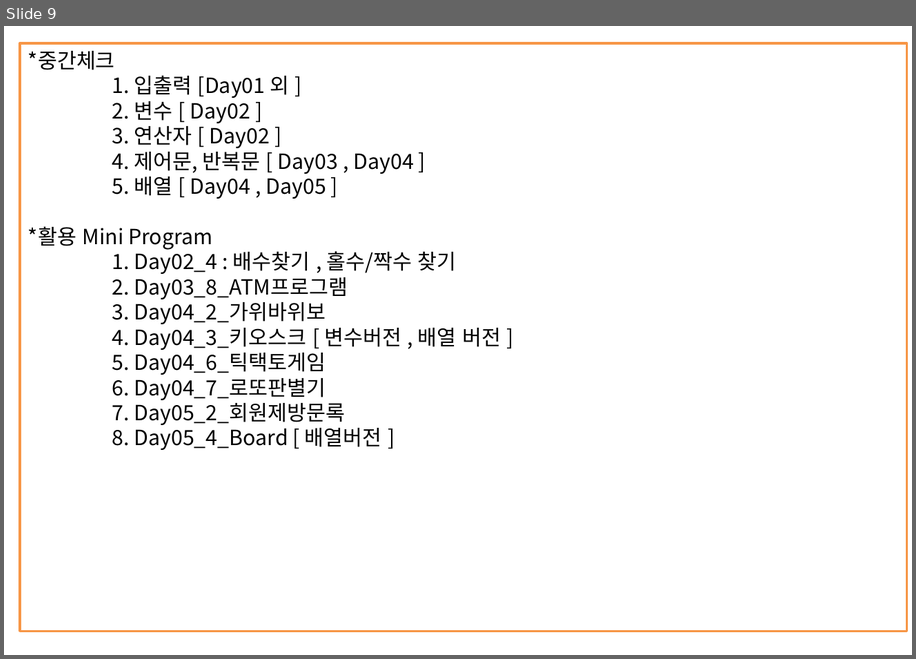
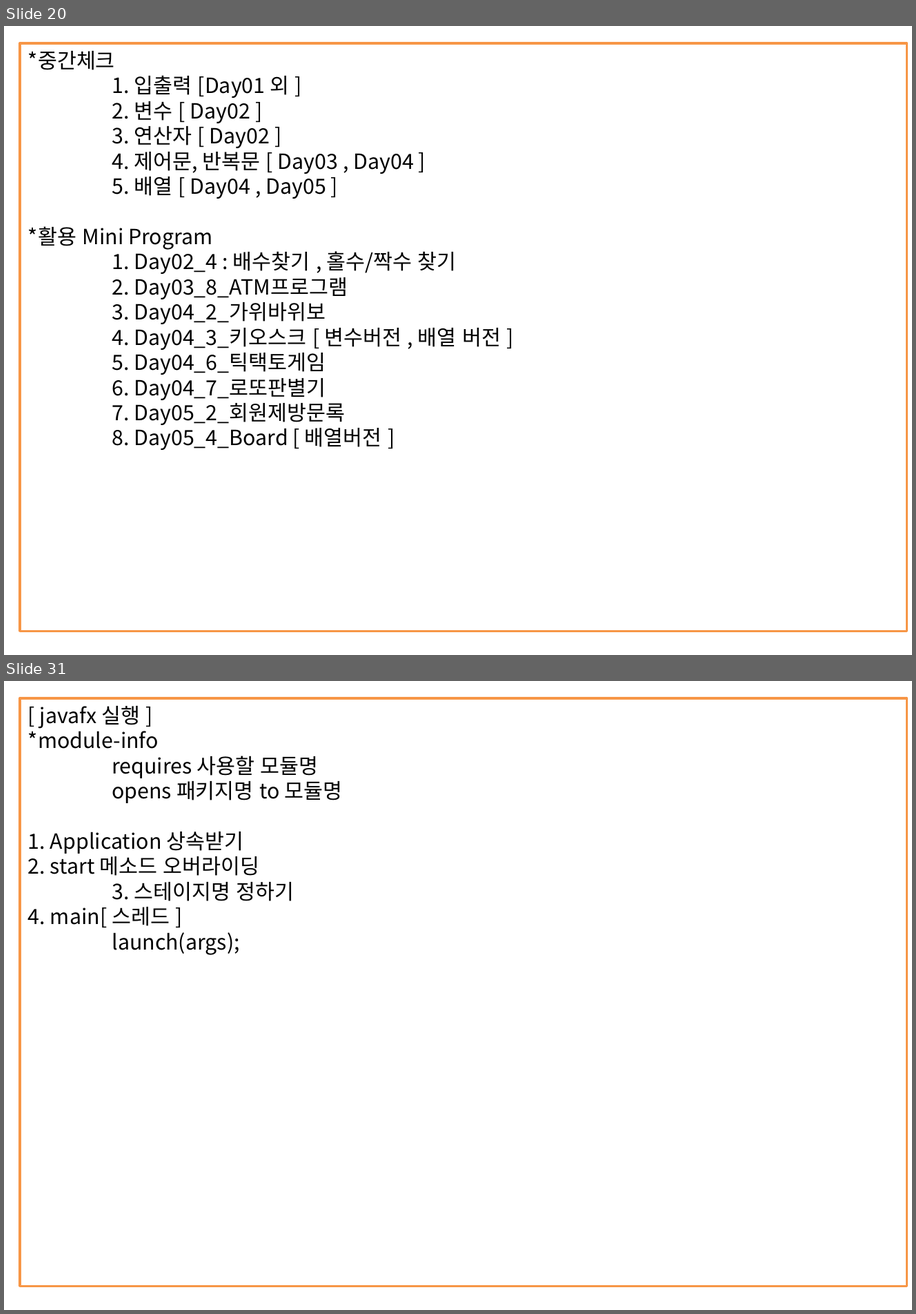
Before and after one commit to kth0027/ezen_kth, a slide deck: Study_Revise/JAVA-PPT/JAVA정리.pptx. Shown one above the other, each under a label of ours: slide 9 before the commit, slides 20 and 31 after it; the slides between them are not shown. The pictures are 916x659 and 916x1314 pixels, drawn with LibreOffice and Linux fonts; fonts in the diff are those of the drawing. Boxes give left, top, right and bottom in pixels: in the first picture for what was removed or moved away, otherwise in the second. Text is boxed around its words. In the diff, an @@ line names an element or a change of style, - is before the commit and + after.

```diff
--- a/Study_Revise/JAVA-PPT/JAVA정리.pptx
+++ b/Study_Revise/JAVA-PPT/JAVA정리.pptx
@@ slide 31 added at bbox=[4, 681, 912, 1310], background #FFFFFF @@
@@ rectangle added at bbox=[20, 699, 907, 1286], outline #F79646 2 pt, 18 pt, text #000000 @@
+[ javafx 실행 ]
+*module-info
+requires 사용할 모듈명
+opens 패키지명 to 모듈명
+1. Application 상속받기
+2. start 메소드 오버라이딩
+3. 스테이지명 정하기
+4. main[ 스레드 ]
+launch(args);
@@ what was slide 9 is now slide 20 @@
```
Also in this commit, not shown: 3 slides changed, 27 other slides added, 9 other files.
